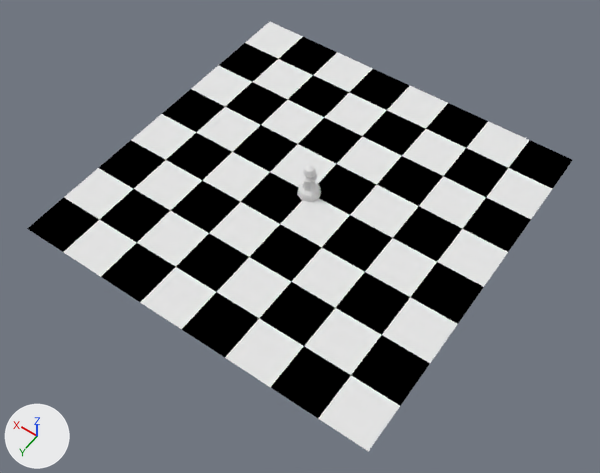
The Blender file 03 - Low Poly Chess/Chess Scene.blend: old version first, new version second.
The view is the same before and after, from a camera (50 mm lens) standing at (-38.1, 55.3, 77.3) and looking at (-2.6, 5.6, -0.8). Lighting does not change. The marker at lower left points along +X, +Y and +Z.

Objects in the first picture: 'Chess Board', 'Primary White Pawn'.
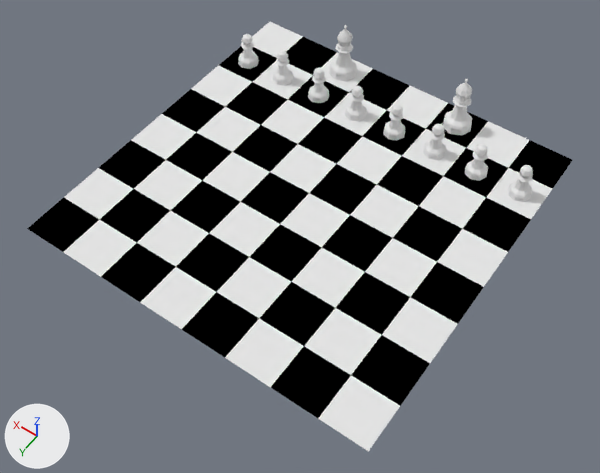
Commit message: Updated Chess Scene with pawls and bishops

Edits to the bpy script that builds the scene:
```text
Add me_sphere_000:
    me_sphere_000.from_pydata(...)  # 140 vertices, 137 faces; spans x -1.85..1.85, y -1.85..1.85, z 0.0..7.56
Change ob_primary_white_pawn:
    ob_primary_white_pawn.location: (0.0, 0.0, 3.9) -> (21.0, -15.0, 3.9)
Add ob_lp_bishop:
    ob_lp_bishop = bpy.data.objects.new('LP Bishop', me_sphere_000)
    ob_lp_bishop.location = (-9.0, -21.0, 0.0)
    ob_lp_bishop.scale = (1.08, 1.08, 1.05)
Add ob_white_pawn:
    ob_white_pawn = bpy.data.objects.new('White Pawn', me_sphere_001)
    ob_white_pawn.location = (-21.0, -15.0, 3.9)
    ob_white_pawn.scale = (0.809, 0.809, 0.809)
Add ob_white_pawn_001:
    ob_white_pawn_001 = bpy.data.objects.new('White Pawn.001', me_sphere_001)
    ob_white_pawn_001.location = (-15.0, -15.0, 3.9)
    ob_white_pawn_001.scale = (0.809, 0.809, 0.809)
Add ob_white_pawn_002:
    ob_white_pawn_002 = bpy.data.objects.new('White Pawn.002', me_sphere_001)
    ob_white_pawn_002.location = (-9.0, -15.0, 3.9)
    ob_white_pawn_002.scale = (0.809, 0.809, 0.809)
Add ob_white_pawn_003:
    ob_white_pawn_003 = bpy.data.objects.new('White Pawn.003', me_sphere_001)
    ob_white_pawn_003.location = (-3.0, -15.0, 3.9)
    ob_white_pawn_003.scale = (0.809, 0.809, 0.809)
Add ob_white_pawn_004:
    ob_white_pawn_004 = bpy.data.objects.new('White Pawn.004', me_sphere_001)
    ob_white_pawn_004.location = (3.0, -15.0, 3.9)
    ob_white_pawn_004.scale = (0.809, 0.809, 0.809)
Add ob_white_pawn_005:
    ob_white_pawn_005 = bpy.data.objects.new('White Pawn.005', me_sphere_001)
    ob_white_pawn_005.location = (9.0, -15.0, 3.9)
    ob_white_pawn_005.scale = (0.809, 0.809, 0.809)
Add ob_white_pawn_006:
    ob_white_pawn_006 = bpy.data.objects.new('White Pawn.006', me_sphere_001)
    ob_white_pawn_006.location = (15.0, -15.0, 3.9)
    ob_white_pawn_006.scale = (0.809, 0.809, 0.809)
Add ob_lp_bishop_001:
    ob_lp_bishop_001 = bpy.data.objects.new('LP Bishop.001', me_sphere_000)
    ob_lp_bishop_001.location = (9.0, -21.0, 0.0)
    ob_lp_bishop_001.scale = (1.08, 1.08, 1.05)
```

Changed parts and their boxes (x1, y1, x2, y2) in the pictures (600 x 473 px):
'Primary White Pawn', moved: before (297, 165, 321, 202); after (238, 34, 259, 69)
'LP Bishop', added: after (443, 79, 472, 136)
'LP Bishop.001', added: after (329, 25, 357, 81)
'White Pawn', added: after (508, 165, 533, 202)
'White Pawn.001', added: after (464, 144, 488, 181)
'White Pawn.002', added: after (423, 124, 446, 160)
'White Pawn.003', added: after (383, 104, 405, 141)
'White Pawn.004', added: after (345, 85, 367, 122)
'White Pawn.005', added: after (308, 68, 329, 103)
'White Pawn.006', added: after (272, 50, 294, 86)
